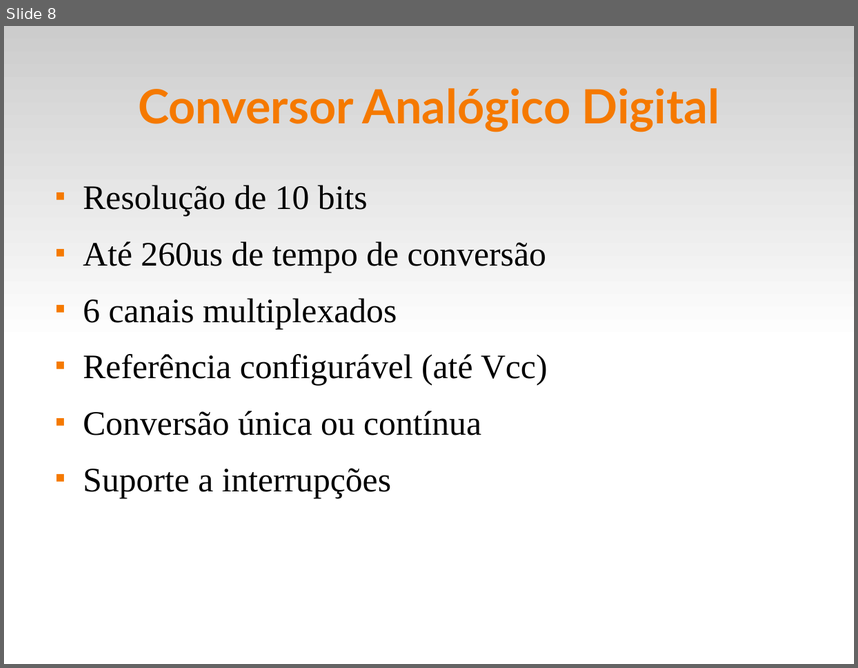
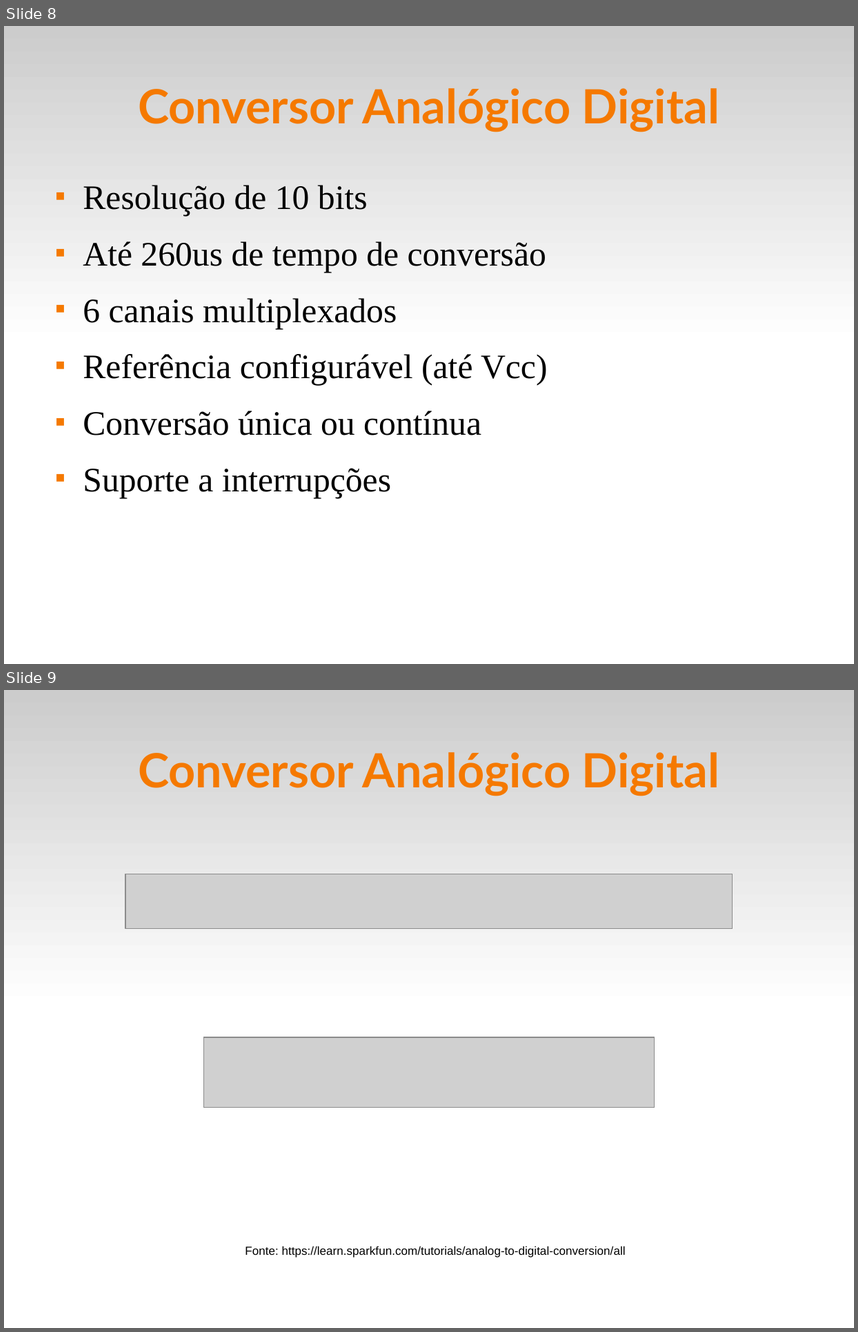
Before and after one commit to fsantanna-uerj/SE, a slide deck: Slides/se-03-adc.odp. Shown one above the other, each under a label of ours: slide 8 before the commit, slides 8 and 9 after it. The pictures are 858x668 and 858x1332 pixels, drawn with LibreOffice and Linux fonts; fonts in the diff are those of the drawing; grey boxes stand for pictures. Boxes give left, top, right and bottom in pixels: in the first picture for what was removed or moved away, otherwise in the second. Text is boxed around its words. In the diff, an @@ line names an element or a change of style, - is before the commit and + after.

```diff
--- a/Slides/se-03-adc.odp
+++ b/Slides/se-03-adc.odp
@@ slide 9 added at <box>4,690,854,1328</box>, background #FFFFFF; not listed: 1 template element that a slide beside it also shows @@
@@ title added at <box>138,752,720,796</box>, 44 pt, text #F57900, bold @@
+Conversor Analógico Digital
@@ picture added at <box>125,874,732,929</box> @@
@@ picture added at <box>204,1037,654,1107</box> @@
@@ text added at <box>245,1245,626,1257</box>, 11 pt, text #000000 @@
+Fonte: https://learn.sparkfun.com/tutorials/analog-to-digital-conversion/all
```
Also in this commit, not shown: 3 slides changed, 1 other slide added, 4 other files.
